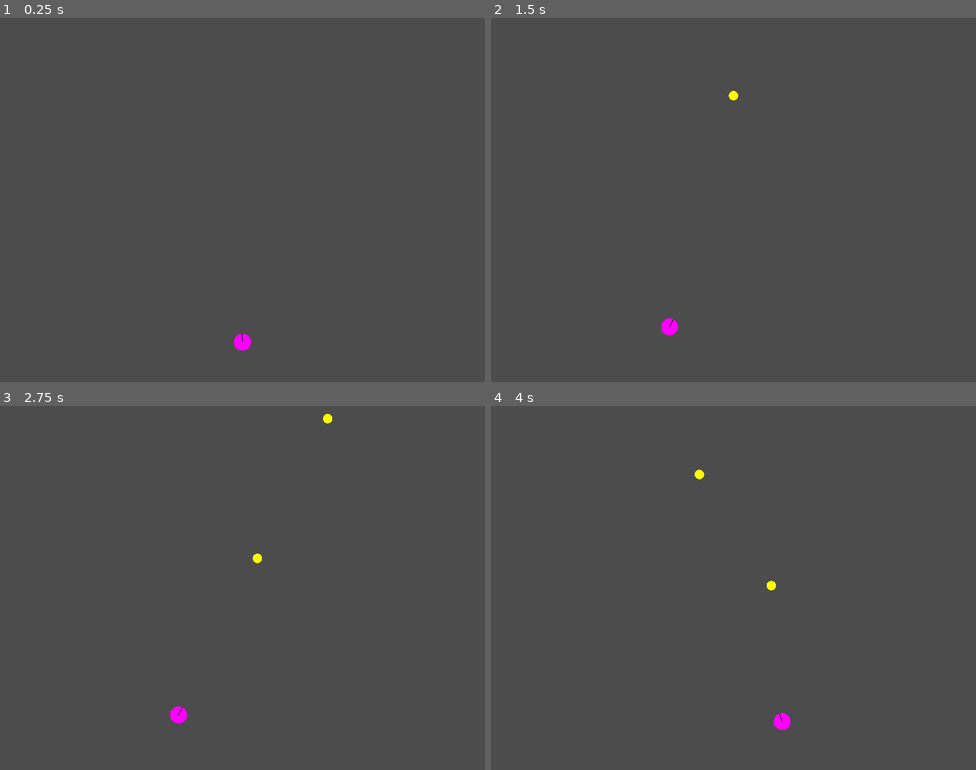
Above: before the commit, frames 1-4 (two rows, left to right).
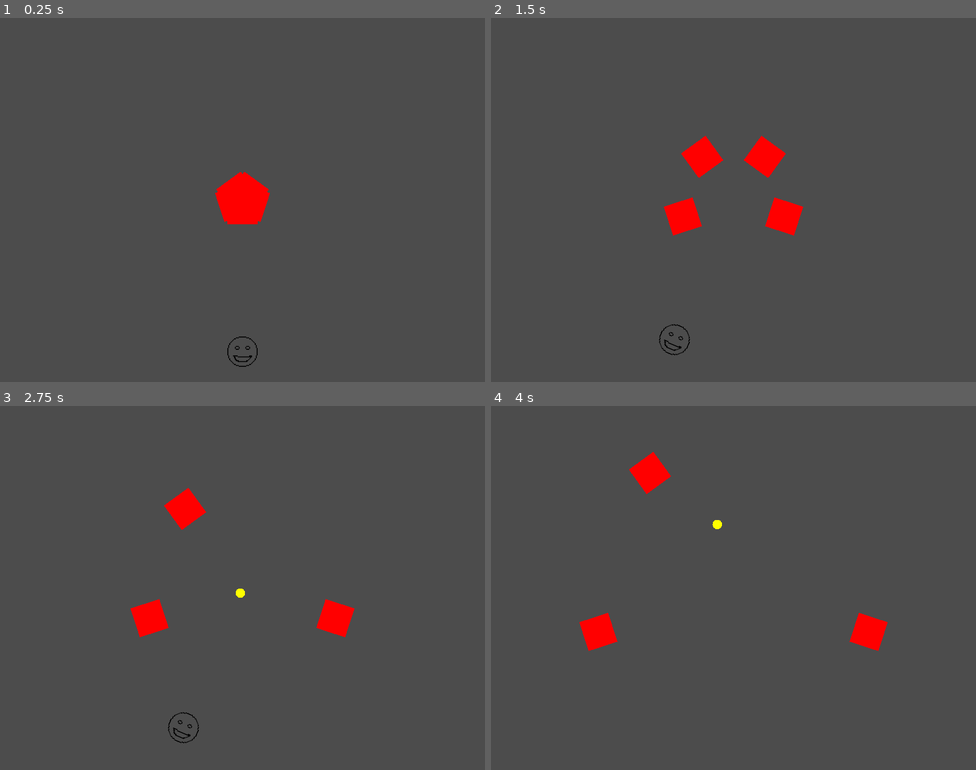
Above: after the commit, the same moments.

Repository: doctor-g/LD47
Game: Godot game, scene res://src/Level.tscn
Same seed, same stepped clock (60 frames per second), same inputs: the game is played once before the commit and once after it.
Inputs:
- Up to frame 1 (0.25 s): no input
- Up to frame 2 (1.5 s): hold D (move_right, bound only before the commit) 0.53-1.28 s; hold Left (move_clockwise, bound only after the commit) 0.53-1.28 s; tap Space (fire) at 0.6 s; hold A (move_left, bound only before the commit) from 1.28 s (still down); tap Left (move_clockwise, bound only after the commit) at 1.35 s
- Up to frame 3 (2.75 s): tap Space (fire) at 1.55, 2.1 s; release A (move_left, bound only before the commit) at 2.03 s; hold D (move_right, bound only before the commit) from 2.03 s (still down); hold Left (move_clockwise, bound only after the commit) from 2.03 s (still down)
- Up to frame 4 (4 s): release Left (move_clockwise, bound only after the commit) at 2.78 s; tap Left (move_clockwise, bound only after the commit) at 2.85 s; tap Space (fire) at 3.05, 3.6 s; release D (move_right, bound only before the commit) at 3.53 s; hold A (move_left, bound only before the commit) from 3.53 s (still down); hold Left (move_clockwise, bound only after the commit) from 3.53 s (still down)

The runs differ from the first frame. In frame 1, 1.4% of the frame differs, in the area x 44-56%, y 42-96%; in frame 2, 2.3%, in the area x 34-65%, y 20-93%; in frame 3, 1.9%; in frame 4, 1.8%.

Commit message:
Implement movable player that shoots at spawned aliens

Diff:
--- a/project/Player.gd
+++ /dev/null
@@ -1,36 +0,0 @@
-extends Node2D
-
-export var radius := 300.0
-export var angle := PI * .5
-export var speed := 3.5
-
-onready var _Bullet := preload("res://src/Bullet.tscn")
-onready var _ship := $PlayerShip
-
-
-func _physics_process(delta):
-	var direction := 0
-	if Input.is_action_pressed("move_left"):
-		direction -= 1
-	if Input.is_action_pressed("move_right"):
-		direction += 1
-	angle -= speed * delta * direction
-
-	var new_position := Vector2(cos(angle) * radius,  sin(angle) * radius)
-
-	_ship.transform.origin = new_position
-	_ship.rotation = angle - PI/2
-
-	update()
-
-	if Input.is_action_just_pressed("fire"):
-		var bullet = _Bullet.instance()
-		bullet.position = _ship.position
-		bullet.rotation = _ship.rotation
-		get_parent().add_child(bullet)
-
-
-
-# Get the ship's location relative to its origin.
-func _compute_position() -> Vector2:
-	return Vector2(radius * cos(angle), radius * sin(angle))
--- a/project/project.godot
+++ b/project/project.godot
@@ -8,9 +8,14 @@
 
 config_version=4
 
-_global_script_classes=[  ]
+_global_script_classes=[ {
+"base": "Area2D",
+"class": "Alien",
+"language": "GDScript",
+"path": "res://src/Alien.gd"
+} ]
 _global_script_class_icons={
-
+"Alien": ""
 }
 
 [application]
@@ -27,13 +32,13 @@
 
 [input]
 
-move_left={
+move_clockwise={
 "deadzone": 0.5,
-"events": [ Object(InputEventKey,"resource_local_to_scene":false,"resource_name":"","device":0,"alt":false,"shift":false,"control":false,"meta":false,"command":false,"pressed":false,"scancode":65,"unicode":0,"echo":false,"script":null)
-, Object(InputEventKey,"resource_local_to_scene":false,"resource_name":"","device":0,"alt":false,"shift":false,"control":false,"meta":false,"command":false,"pressed":false,"scancode":16777231,"unicode":0,"echo":false,"script":null)
+"events": [ Object(InputEventKey,"resource_local_to_scene":false,"resource_name":"","device":0,"alt":false,"shift":false,"control":false,"meta":false,"command":false,"pressed":false,"scancode":16777231,"unicode":0,"echo":false,"script":null)
+, Object(InputEventKey,"resource_local_to_scene":false,"resource_name":"","device":0,"alt":false,"shift":false,"control":false,"meta":false,"command":false,"pressed":false,"scancode":65,"unicode":0,"echo":false,"script":null)
  ]
 }
-move_right={
+move_counterclockwise={
 "deadzone": 0.5,
 "events": [ Object(InputEventKey,"resource_local_to_scene":false,"resource_name":"","device":0,"alt":false,"shift":false,"control":false,"meta":false,"command":false,"pressed":false,"scancode":68,"unicode":0,"echo":false,"script":null)
 , Object(InputEventKey,"resource_local_to_scene":false,"resource_name":"","device":0,"alt":false,"shift":false,"control":false,"meta":false,"command":false,"pressed":false,"scancode":16777233,"unicode":0,"echo":false,"script":null)
@@ -41,11 +46,14 @@
 }
 fire={
 "deadzone": 0.5,
-"events": [ Object(InputEventKey,"resource_local_to_scene":false,"resource_name":"","device":0,"alt":false,"shift":false,"control":false,"meta":false,"command":false,"pressed":false,"scancode":90,"unicode":0,"echo":false,"script":null)
-, Object(InputEventKey,"resource_local_to_scene":false,"resource_name":"","device":0,"alt":false,"shift":false,"control":false,"meta":false,"command":false,"pressed":false,"scancode":32,"unicode":0,"echo":false,"script":null)
-, Object(InputEventKey,"resource_local_to_scene":false,"resource_name":"","device":0,"alt":false,"shift":false,"control":false,"meta":false,"command":false,"pressed":false,"scancode":16777238,"unicode":0,"echo":false,"script":null)
+"events": [ Object(InputEventKey,"resource_local_to_scene":false,"resource_name":"","device":0,"alt":false,"shift":false,"control":false,"meta":false,"command":false,"pressed":false,"scancode":32,"unicode":0,"echo":false,"script":null)
  ]
 }
+
+[layer_names]
+
+2d_physics/layer_1="Player"
+2d_physics/layer_2="Aliens"
 
 [rendering]
 
--- /dev/null
+++ b/project/src/Alien.gd
@@ -0,0 +1,11 @@
+class_name Alien
+extends Area2D
+
+export var speed := 75.0
+
+func _physics_process(delta):
+	position += Vector2.DOWN.rotated(rotation) * speed * delta
+
+
+func damage():
+	queue_free()
--- /dev/null
+++ b/project/src/Alien.tscn
@@ -0,0 +1,18 @@
+[gd_scene load_steps=4 format=2]
+
+[ext_resource path="res://assets/red_square.png" type="Texture" id=1]
+[ext_resource path="res://src/Alien.gd" type="Script" id=2]
+
+[sub_resource type="RectangleShape2D" id=1]
+extents = Vector2( 31.4095, 31.0751 )
+
+[node name="Alien" type="Area2D"]
+collision_layer = 2
+collision_mask = 3
+script = ExtResource( 2 )
+
+[node name="CollisionShape2D" type="CollisionShape2D" parent="."]
+shape = SubResource( 1 )
+
+[node name="Sprite" type="Sprite" parent="."]
+texture = ExtResource( 1 )
--- a/project/src/Bullet.gd
+++ /dev/null
@@ -1,11 +0,0 @@
-extends KinematicBody2D
-
-export var speed := 10
-
-
-func _physics_process(_delta):
-	var _ignored := move_and_collide(Vector2.UP.rotated(rotation) * speed)
-
-
-func _draw():
-	draw_circle(Vector2.ZERO, $CollisionShape2D.shape.radius, Color.yellow)
--- a/project/src/Bullet.tscn
+++ /dev/null
@@ -1,13 +0,0 @@
-[gd_scene load_steps=3 format=2]
-
-[ext_resource path="res://src/Bullet.gd" type="Script" id=1]
-
-[sub_resource type="CircleShape2D" id=1]
-
-[node name="Bullet" type="KinematicBody2D"]
-collision_layer = 0
-collision_mask = 0
-script = ExtResource( 1 )
-
-[node name="CollisionShape2D" type="CollisionShape2D" parent="."]
-shape = SubResource( 1 )
--- a/project/src/Level.gd
+++ b/project/src/Level.gd
@@ -1,5 +1,12 @@
 extends Node2D
 
+onready var _camera : Camera2D = $Camera2D
+onready var _Alien := preload("res://src/Alien.tscn")
+onready var _aliens := $Aliens
 
 func _ready():
-	$Camera2D.current = true
+	_camera.current = true
+	for i in range(0,5):
+		var alien = _Alien.instance()
+		alien.rotate(TAU * i / 5)
+		_aliens.add_child(alien)
--- a/project/src/Level.tscn
+++ b/project/src/Level.tscn
@@ -1,11 +1,14 @@
 [gd_scene load_steps=3 format=2]
 
-[ext_resource path="res://src/Player.tscn" type="PackedScene" id=1]
-[ext_resource path="res://src/Level.gd" type="Script" id=2]
+[ext_resource path="res://src/Level.gd" type="Script" id=1]
+[ext_resource path="res://src/Player.tscn" type="PackedScene" id=2]
 
-[node name="Node2D" type="Node2D"]
-script = ExtResource( 2 )
-
-[node name="Player" parent="." instance=ExtResource( 1 )]
+[node name="Level" type="Node2D"]
+script = ExtResource( 1 )
 
 [node name="Camera2D" type="Camera2D" parent="."]
+
+[node name="Area2D" parent="." instance=ExtResource( 2 )]
+position = Vector2( 0, 280.183 )
+
+[node name="Aliens" type="Node2D" parent="."]
--- /dev/null
+++ b/project/src/Player.gd
@@ -0,0 +1,33 @@
+extends Area2D
+
+export var speed := 3.0
+
+var _radius := 320.0
+var _angle := TAU / 4
+
+onready var _Bullet := preload("res://src/PlayerBullet.tscn")
+
+
+func _process(delta):
+	var direction := 0
+	if Input.is_action_pressed("move_clockwise"):
+		direction += 1
+	if Input.is_action_pressed("move_counterclockwise"):
+		direction -= 1
+	_angle += speed * delta * direction
+
+	position = Vector2(cos(_angle) * _radius, sin(_angle) * _radius)
+	rotation = _angle - PI / 2
+
+	if Input.is_action_just_pressed("fire"):
+		var bullet := _Bullet.instance()
+		bullet.position = position
+		bullet.rotation = rotation
+		get_parent().add_child(bullet)
+
+
+
+func _on_Player_area_entered(area):
+	if area is Alien:
+		print('Death!')
+		queue_free()
--- a/project/src/Player.tscn
+++ b/project/src/Player.tscn
@@ -1,16 +1,17 @@
 [gd_scene load_steps=4 format=2]
 
-[ext_resource path="res://Player.gd" type="Script" id=1]
-[ext_resource path="res://src/PlayerShip.gd" type="Script" id=2]
+[ext_resource path="res://assets/smiley.png" type="Texture" id=1]
+[ext_resource path="res://src/Player.gd" type="Script" id=2]
 
 [sub_resource type="CircleShape2D" id=1]
-radius = 18.0278
+radius = 33.041
 
-[node name="PlayerCenter" type="Node2D"]
-script = ExtResource( 1 )
-
-[node name="PlayerShip" type="KinematicBody2D" parent="."]
+[node name="Player" type="Area2D"]
 script = ExtResource( 2 )
 
-[node name="CollisionShape2D" type="CollisionShape2D" parent="PlayerShip"]
+[node name="Sprite" type="Sprite" parent="."]
+texture = ExtResource( 1 )
+
+[node name="CollisionShape2D" type="CollisionShape2D" parent="."]
 shape = SubResource( 1 )
+[connection signal="area_entered" from="." to="." method="_on_Player_area_entered"]
--- /dev/null
+++ b/project/src/PlayerBullet.gd
@@ -0,0 +1,17 @@
+extends Area2D
+
+export var speed := 500.0
+
+
+func _physics_process(delta):
+	position += Vector2.UP.rotated(rotation) * speed * delta
+
+
+func _draw():
+	draw_circle(Vector2.ZERO, $CollisionShape2D.shape.radius, Color.yellow)
+
+
+func _on_PlayerBullet_area_entered(area):
+	if area.has_method('damage'):
+		area.damage()
+		queue_free()
--- /dev/null
+++ b/project/src/PlayerBullet.tscn
@@ -0,0 +1,14 @@
+[gd_scene load_steps=3 format=2]
+
+[ext_resource path="res://src/PlayerBullet.gd" type="Script" id=1]
+
+[sub_resource type="CircleShape2D" id=1]
+
+[node name="PlayerBullet" type="Area2D"]
+collision_layer = 2
+collision_mask = 2
+script = ExtResource( 1 )
+
+[node name="CollisionShape2D" type="CollisionShape2D" parent="."]
+shape = SubResource( 1 )
+[connection signal="area_entered" from="." to="." method="_on_PlayerBullet_area_entered"]
--- a/project/src/PlayerShip.gd
+++ /dev/null
@@ -1,7 +0,0 @@
-extends KinematicBody2D
-
-onready var _collision_shape := $CollisionShape2D
-
-func _draw():
-	draw_circle(Vector2.ZERO, _collision_shape.shape.radius, Color.magenta)
-	draw_line(Vector2.ZERO, Vector2(0, -_collision_shape.shape.radius), Color.black)
Binary file added: project/assets/red_square.png
Not shown, added: project/assets/red_square.png.import
Binary file added: project/assets/smiley.png
Not shown, added: project/assets/smiley.png.import
Not shown, added: .github/workflows/godot_ci.yml
Not shown, added: to_import/red_square.piskel
Not shown, added: to_import/smiley.piskel
